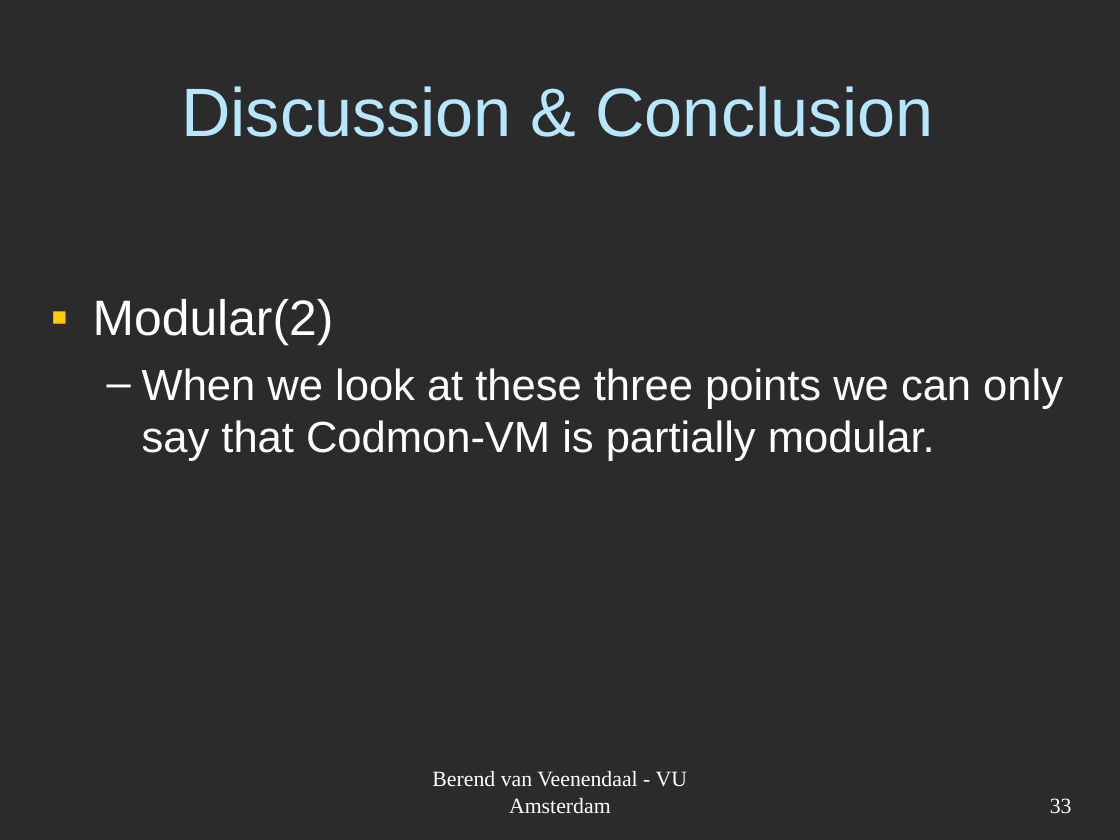
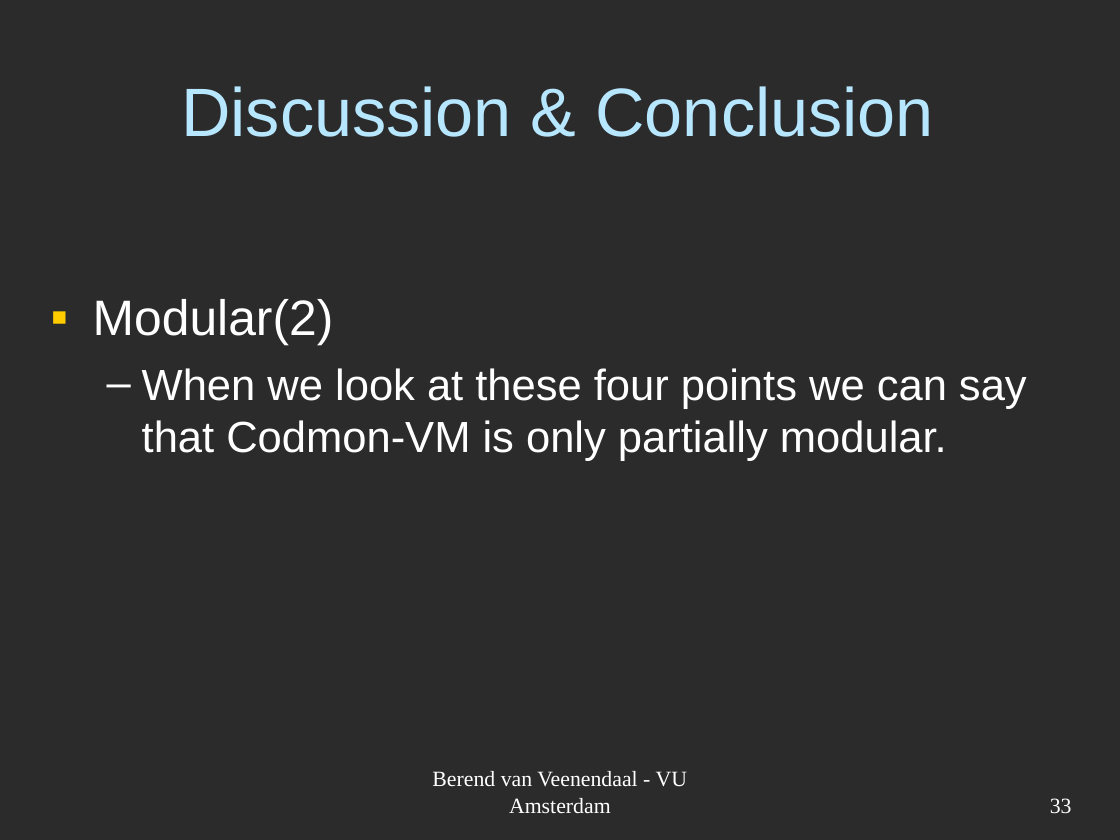
Before and after one commit to JungleComputing/codmon, a slide deck: slide 33 of doc/report/Codmon-VM.ppt. Drawn at 1120x840 pixels with LibreOffice and Linux fonts; fonts in the diff are those of the drawing; background and template pictures are left out; a plain dark background stands for a picture behind light text. Boxes give left, top, right and bottom in pixels: in the first picture for what was removed or moved away, otherwise in the second. Text is boxed around its words. In the diff, an @@ line names an element or a change of style, - is before the commit and + after.

```diff
--- a/doc/report/Codmon-VM.ppt
+++ b/doc/report/Codmon-VM.ppt
@@ text at bbox=[142, 368, 1027, 461]: text changed @@
-  – When we look at these three points we can only say that Codmon-VM is partially modular.
+  – When we look at these four points we can say that Codmon-VM is only partially modular.
```
Also in this commit, not shown: 2 other slides changed, 1 other file.
